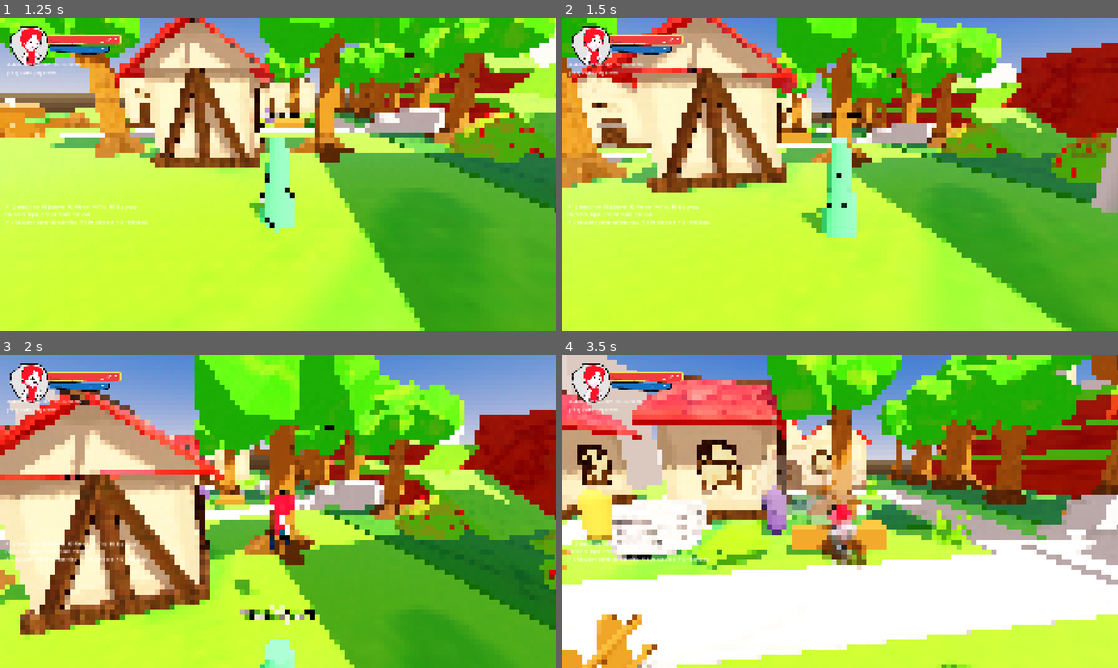
Above: before the commit, frames 1-4 (two rows, left to right).
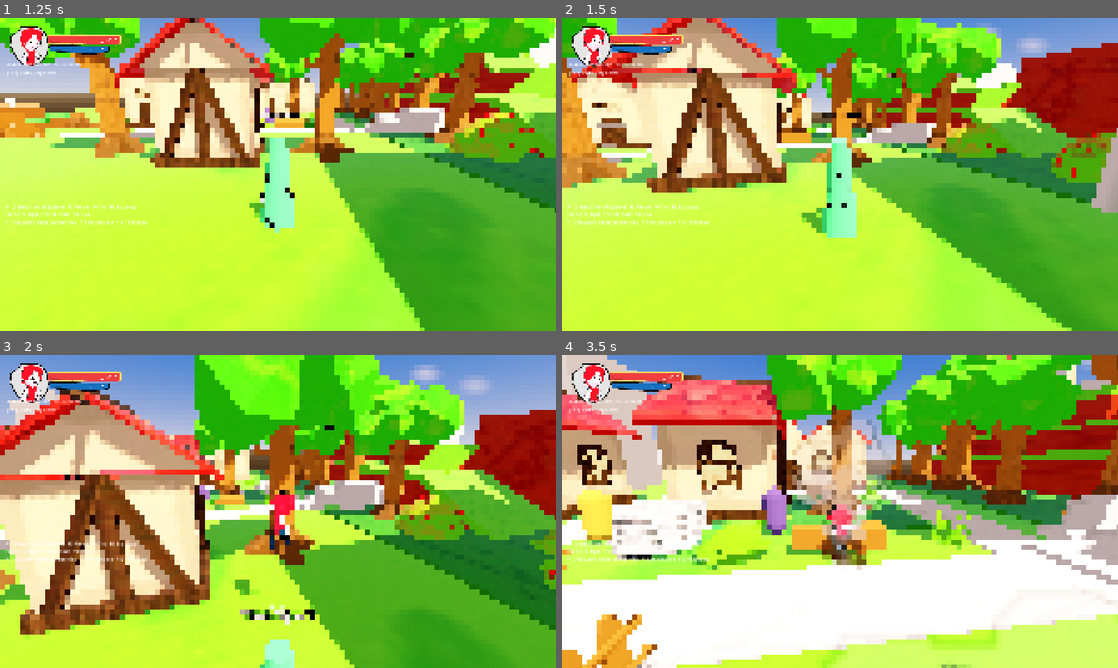
Above: after the commit, the same moments.

Repository: doggoanim/Krits
Game: Godot game, scene res://ui/main_menu.tscn
Two runs of this game, one before a commit and one after it. Both use one fixed random seed, a clock stepped at 60 frames per second and the inputs below.
Inputs (mouse positions are in pixels of both pictures, inside the frame that each line leads up to):
- Up to frame 1 (1.25 s): click "New Game" at 0.5 s
- Up to frame 2 (1.5 s): tap Enter at 1.25 s; move the mouse to (867, 174) at 1.27 s; hold W (move_forward) from 1.28 s (still down); hold Ctrl (crouch_pound) from 1.28 s (still down); click (867, 174) at 1.42 s
- Up to frame 3 (2 s): keep holding W (move_forward); keep holding Ctrl (crouch_pound); tap Space (jump) at 1.52 s
- Up to frame 4 (3.5 s): keep holding W (move_forward); move the mouse to (812, 511) at 2.02 s; release Ctrl (crouch_pound) at 2.03 s; tap E (interact) at 2.1 s; tap Space (jump) at 2.27 s; move the mouse to (851, 505) at 2.77 s; hold Shift (roll_dive) from 2.78 s (still down)

Frame 1 is identical in both runs. In frame 2, 0.3% of the frame differs, in the area x 76-88%, y 3-12%; in frame 3, 0.4%; in frame 4, 9.7%, in the area x 34-100%, y 1-100%.

Commit message:
Add a lightweight drifting sky-clouds layer
New world/sky_clouds.gd (SkyClouds): big soft white billboards drifting
slowly overhead, same GPUParticles3D idiom as AmbientMotes/FallingLeaves —
a wide sparse field spawn-drift-fade-respawning through a box region rather
than any real volumetric/chunked system. Reacts to WindGusts (clouds
visibly speed up while a gust sweeps through), same as the other ambient
systems. This is deliberately the lightweight version: just the visible
"clouds up there" layer, not a full weather system — world/cloud_shadows.gd
remains the separate (currently unlinked) shadow-casting half.

Wired up one instance in hometown.tscn at the same spot as the existing
CloudShadows node.

Co-Authored-By: Claude Sonnet 5 <noreply@anthropic.com>
Claude-Session: https://claude.ai/code/session_01TYpdm1jACUqsWG6yyTxbgm

Diff:
--- a/world/hometown.tscn
+++ b/world/hometown.tscn
@@ -43,6 +43,7 @@
 [ext_resource type="Script" uid="uid://mxhompivr0pn" path="res://world/wind_lines.gd" id="42_wind_lines"]
 [ext_resource type="Script" path="res://world/falling_leaves.gd" id="43_falling_leaves"]
 [ext_resource type="Script" path="res://world/cloud_shadows.gd" id="44_cloud_shadows"]
+[ext_resource type="Script" path="res://world/sky_clouds.gd" id="45_sky_clouds"]
 
 [sub_resource type="BoxMesh" id="BoxMesh_bf34x"]
 size = Vector3(10.715, 0.35, 12.595)
@@ -458,6 +459,10 @@
 transform = Transform3D(1, 0, 0, 0, 1, 0, 0, 0, 1, 10, 0, -5)
 script = ExtResource("44_cloud_shadows")
 
+[node name="SkyClouds" type="GPUParticles3D" parent="."]
+transform = Transform3D(1, 0, 0, 0, 1, 0, 0, 0, 1, 10, 0, -5)
+script = ExtResource("45_sky_clouds")
+
 [node name="NPCs" type="Node3D" parent="." unique_id=298095596]
 
 [node name="ElderMira" type="StaticBody3D" parent="NPCs" unique_id=-1165481586]
--- /dev/null
+++ b/world/sky_clouds.gd
@@ -0,0 +1,81 @@
+class_name SkyClouds
+extends GPUParticles3D
+## A layer of big, soft white puffs drifting slowly across the sky — the
+## visible counterpart to world/cloud_shadows.gd's invisible shadow-only
+## blobs (that file casts the shadows on the ground; this one is purely what
+## you SEE overhead, the two aren't currently position-linked). Same bolt-on
+## idiom as AmbientMotes/FallingLeaves: drop one of these in a level and it
+## drifts on its own, no setup() call needed.
+##
+## Deliberately simple rather than a true volumetric/chunked multi-mesh
+## system — a wide, sparse field of big soft sprites at a fixed altitude,
+## looping the same spawn-drift-fade-respawn way AmbientMotes' dust does.
+## Good enough to read as "there are clouds up there"; swap for something
+## heavier later if the game ever needs clouds the camera can fly through or
+## that drive actual weather.
+
+@export var area_size := Vector2(150.0, 150.0)   ## how wide a patch of sky this covers, centered on this node
+@export var height := 35.0                        ## how high above this node's own Y the layer sits
+@export var cloud_count := 14
+@export var cloud_size := Vector2(18.0, 10.0)
+@export var cloud_color := Color(1.0, 1.0, 1.0, 0.85)
+@export var drift_speed := 0.6          ## world units/sec along +X — same travel direction WindGusts uses
+@export var react_to_gusts := true      ## clouds visibly speed up while a gust is sweeping through
+
+var _mat: ParticleProcessMaterial
+
+func _ready() -> void:
+	_build()
+	set_process(react_to_gusts)
+
+func _process(_delta: float) -> void:
+	var pos := global_position
+	var gust := WindGusts.sample(Vector2(pos.x, pos.z), Time.get_ticks_msec() / 1000.0)
+	_mat.initial_velocity_min = drift_speed * 0.8 * gust
+	_mat.initial_velocity_max = drift_speed * gust
+
+func _build() -> void:
+	var mat := ParticleProcessMaterial.new()
+	mat.direction = Vector3.RIGHT
+	mat.spread = 5.0   # a narrow cone, not scattering every which way — clouds all drift one direction
+	mat.initial_velocity_min = drift_speed * 0.8
+	mat.initial_velocity_max = drift_speed
+	mat.gravity = Vector3.ZERO
+	mat.emission_shape = ParticleProcessMaterial.EMISSION_SHAPE_BOX
+	mat.emission_box_extents = Vector3(area_size.x, 4.0, area_size.y) * 0.5
+	mat.emission_shape_offset = Vector3(0.0, height, 0.0)   # lifts the whole box up without moving this node itself
+	mat.scale_min = 0.7
+	mat.scale_max = 1.4
+	mat.color_ramp = _make_fade_ramp(cloud_color)
+
+	var quad := QuadMesh.new()
+	quad.size = cloud_size
+	var surf := StandardMaterial3D.new()
+	surf.shading_mode = BaseMaterial3D.SHADING_MODE_UNSHADED
+	surf.billboard_mode = BaseMaterial3D.BILLBOARD_ENABLED
+	surf.transparency = BaseMaterial3D.TRANSPARENCY_ALPHA
+	surf.vertex_color_use_as_albedo = true
+	surf.albedo_texture = SoftCircleTexture.make(48)
+	quad.material = surf
+
+	amount = cloud_count
+	lifetime = area_size.x / maxf(drift_speed, 0.05)   # ~ time to drift across area_size once
+	preprocess = lifetime   # pre-roll so the sky is already full of clouds on load, not empty at first
+	randomness = 1.0
+	local_coords = false
+	draw_pass_1 = quad
+	process_material = mat
+	emitting = true
+	_mat = mat
+
+static func _make_fade_ramp(c: Color) -> GradientTexture1D:
+	var g := Gradient.new()
+	g.offsets = PackedFloat32Array([0.0, 0.5, 1.0])
+	g.colors = PackedColorArray([
+		Color(c.r, c.g, c.b, 0.0),
+		c,
+		Color(c.r, c.g, c.b, 0.0),
+	])
+	var t := GradientTexture1D.new()
+	t.gradient = g
+	return t
